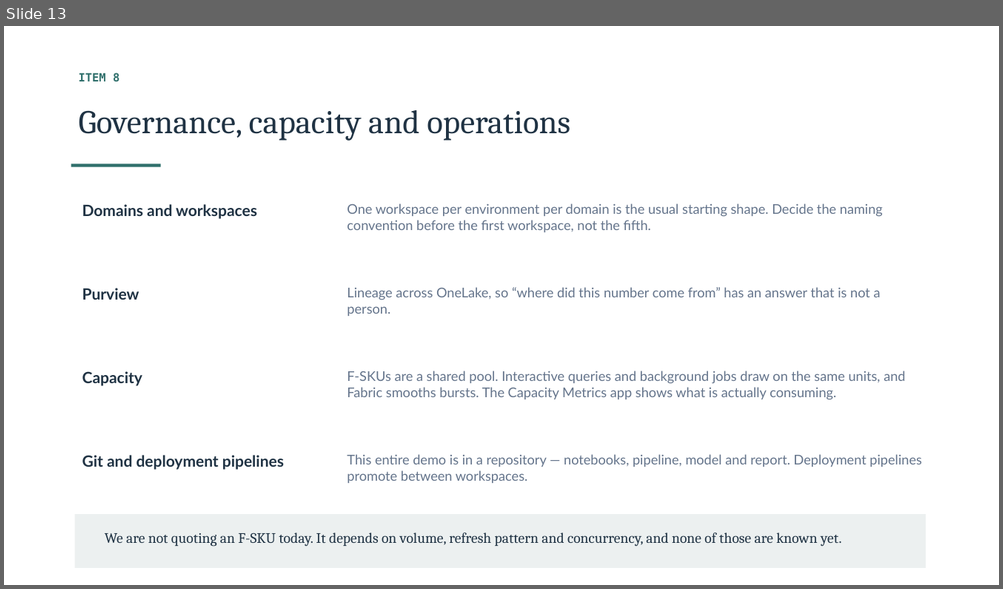
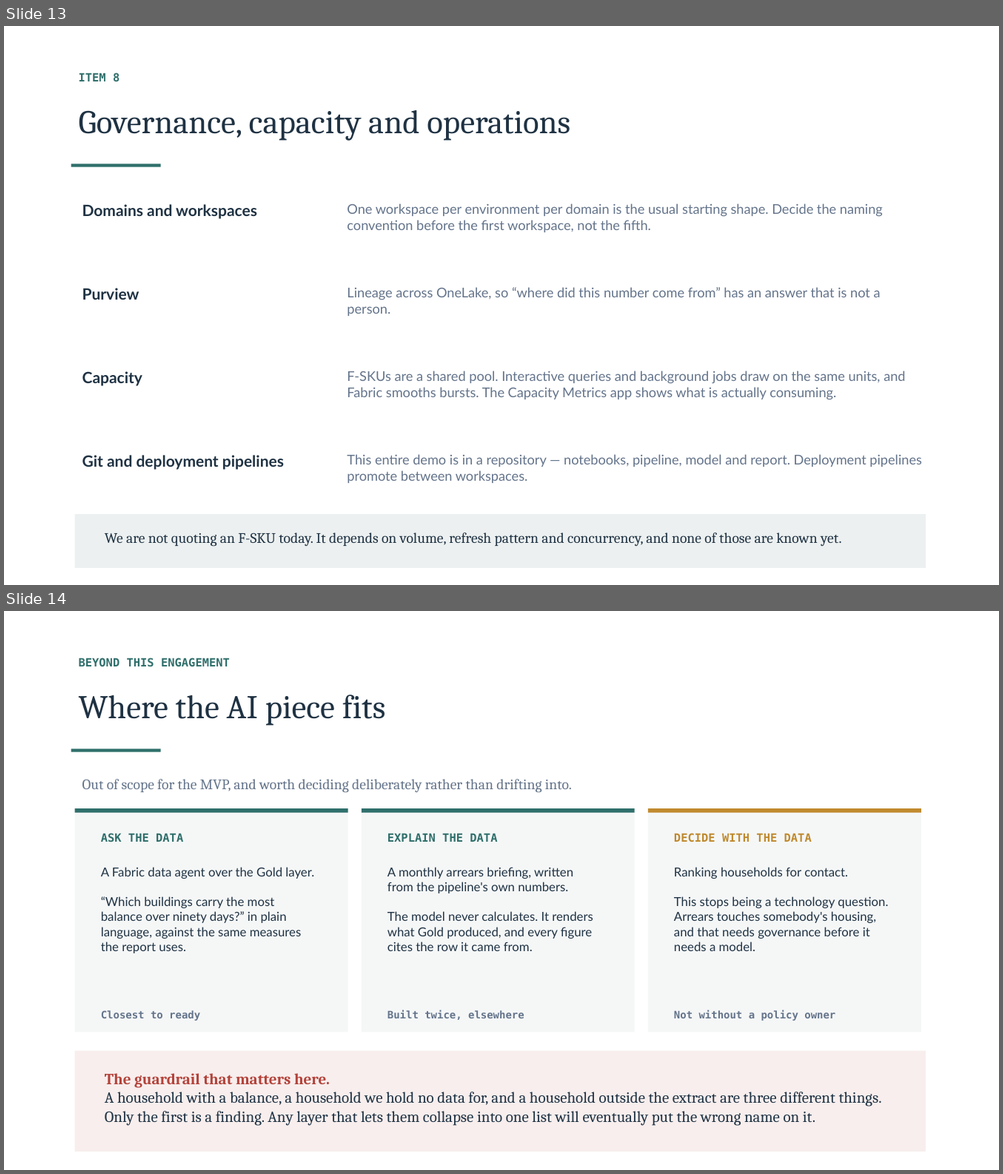
Before and after one commit to anurag251294/desktop-tutorial, a slide deck: tchc-fabric-demo/deck/TCHC_Fabric_Deep_Dive.pptx. Shown one above the other, each under a label of ours: slide 13 before the commit, slides 13 and 14 after it. The pictures are 1003x589 and 1003x1174 pixels, drawn with LibreOffice and Linux fonts; fonts in the diff are those of the drawing. Boxes give left, top, right and bottom in pixels: in the first picture for what was removed or moved away, otherwise in the second. Text is boxed around its words. In the diff, an @@ line names an element or a change of style, - is before the commit and + after.

```diff
--- a/tchc-fabric-demo/deck/TCHC_Fabric_Deep_Dive.pptx
+++ b/tchc-fabric-demo/deck/TCHC_Fabric_Deep_Dive.pptx
@@ slide 14 added at <box>4,611,999,1170</box>, background #FFFFFF @@
@@ text added at <box>79,658,230,667</box>, 11 pt, text #2F6F6B, bold @@
+BEYOND THIS ENGAGEMENT
@@ text added at <box>79,695,386,726</box>, 32 pt, text #1F3243 @@
+Where the AI piece fits
@@ rectangle added at <box>71,749,161,752</box>, fill #2F6F6B @@
@@ text added at <box>82,779,572,793</box>, 14 pt, text #64748B @@
+Out of scope for the MVP, and worth deciding deliberately rather than drifting into.
@@ rectangle added at <box>75,809,348,1033</box>, fill #F5F7F7 @@
@@ rectangle added at <box>75,809,348,813</box>, fill #2F6F6B @@
@@ rectangle added at <box>361,809,634,1033</box>, fill #F5F7F7 @@
@@ rectangle added at <box>361,809,634,813</box>, fill #2F6F6B @@
@@ rectangle added at <box>648,809,921,1033</box>, fill #F5F7F7 @@
@@ rectangle added at <box>648,809,921,813</box>, fill #C08A2E @@
@@ text added at <box>101,833,183,842</box>, 11 pt, text #2F6F6B, bold @@
+ASK THE DATA
@@ text added at <box>387,833,497,842</box>, 11 pt, text #2F6F6B, bold @@
+EXPLAIN THE DATA
@@ text added at <box>674,833,811,842</box>, 11 pt, text #C08A2E, bold @@
+DECIDE WITH THE DATA
@@ text added at <box>101,867,314,954</box>, 12 pt, text #1F3243 @@
+A Fabric data agent over the Gold layer.
+“Which buildings carry the most
+balance over ninety days?” in plain
+language, against the same measures
+the report uses.
@@ text added at <box>387,867,593,951</box>, 12 pt, text #1F3243 @@
+A monthly arrears briefing, written
+from the pipeline's own numbers.
+The model never calculates. It renders
+what Gold produced, and every figure
+cites the row it came from.
@@ text added at <box>674,867,888,951</box>, 12 pt, text #1F3243 @@
+Ranking households for contact.
+This stops being a technology question.
+Arrears touches somebody's housing,
+and that needs governance before it
+needs a model.
@@ text added at <box>387,1010,524,1020</box>, 10 pt, text #64748B, bold @@
+Built twice, elsewhere
@@ text added at <box>674,1010,835,1021</box>, 10 pt, text #64748B, bold @@
+Not without a policy owner
@@ text added at <box>101,1011,200,1021</box>, 10 pt, text #64748B, bold @@
+Closest to ready
@@ rectangle added at <box>75,1051,925,1152</box>, fill #F7EEED @@
@@ text added at <box>105,1073,882,1126</box>, 15 pt, text #1F3243 @@
+The guardrail that matters here.
+A household with a balance, a household we hold no data for, and a household outside the extract are three different things. Only the first is a finding. Any layer that lets them collapse into one list will eventually put the wrong name on it.
```
Also in this commit, not shown: 1 other slide added, 1 other file.
